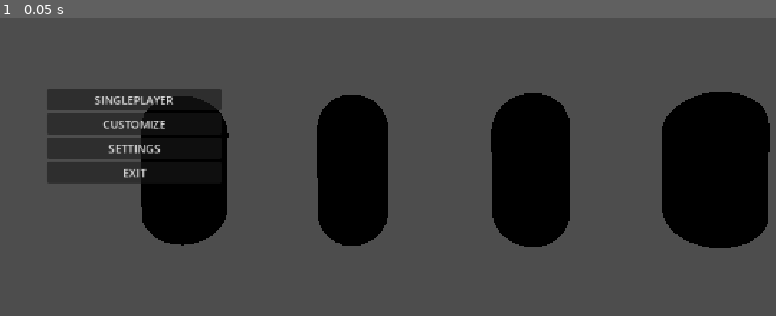
Above: before the commit, frame 1.
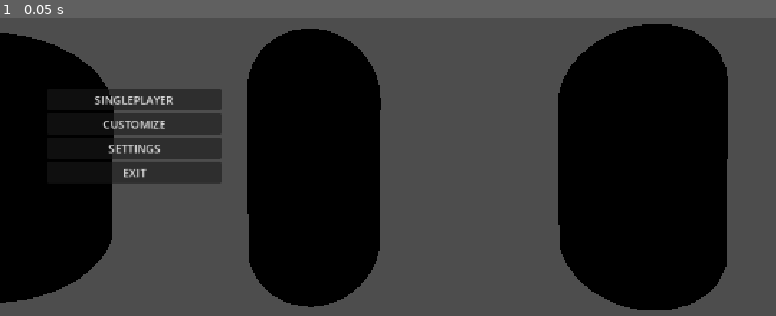
Above: after the commit, the same moment.

Repository: cesadev/Repojam
Game: Godot game, scene res://cenas/menu/main_menu.tscn
The game is run twice, just before and just after one commit, with the same random seed, the same clock (stepped at 60 frames per second) and the same inputs.
Inputs:
- Up to frame 1 (0.05 s): no input

The runs differ from the first frame. In frame 1, 48% of the frame differs, in the area x 0-100%, y 2-98%.

Commit message:
Criando Interface

Diff:
--- /dev/null
+++ b/assets/UI/PlayerUI.tscn
@@ -0,0 +1,105 @@
+[gd_scene format=3 uid="uid://58d47doq6aiy"]
+
+[ext_resource type="Texture2D" uid="uid://nsc6r50w0aty" path="res://assets/UI/Stamina.png" id="1_py0tg"]
+[ext_resource type="Texture2D" uid="uid://cye5ixuhbiig5" path="res://assets/UI/Health.png" id="2_p3ekm"]
+
+[node name="PlayerUi" type="Control" unique_id=1725352464]
+layout_mode = 3
+anchors_preset = 15
+anchor_right = 1.0
+anchor_bottom = 1.0
+grow_horizontal = 2
+grow_vertical = 2
+
+[node name="Stamina" type="Label" parent="." unique_id=2103014214]
+layout_mode = 0
+offset_left = 55.0
+offset_top = 67.0
+offset_right = 95.0
+offset_bottom = 102.00005
+theme_override_colors/font_color = Color(1, 1, 0, 1)
+theme_override_font_sizes/font_size = 25
+text = "40"
+
+[node name="Health" type="Label" parent="." unique_id=922626505]
+layout_mode = 0
+offset_left = 55.0
+offset_top = 18.0
+offset_right = 100.0
+offset_bottom = 53.0
+theme_override_colors/font_color = Color(0, 1, 0, 1)
+theme_override_font_sizes/font_size = 25
+text = "100"
+
+[node name="HealthLimite" type="Label" parent="." unique_id=993518043]
+layout_mode = 0
+offset_left = 105.0
+offset_top = 14.0
+offset_right = 150.0
+offset_bottom = 44.0
+theme_override_colors/font_color = Color(0, 1, 0, 1)
+theme_override_font_sizes/font_size = 20
+text = "/100"
+
+[node name="StaminaLimite" type="Label" parent="." unique_id=783470422]
+layout_mode = 0
+offset_left = 105.0
+offset_top = 60.0
+offset_right = 145.0
+offset_bottom = 88.00003
+theme_override_colors/font_color = Color(1, 1, 0, 1)
+theme_override_font_sizes/font_size = 20
+text = "/40"
+
+[node name="Stamina2" type="Sprite2D" parent="." unique_id=1844342481]
+position = Vector2(33, 88)
+scale = Vector2(0.05, 0.05)
+texture = ExtResource("1_py0tg")
+
+[node name="Health2" type="Sprite2D" parent="." unique_id=1780624225]
+position = Vector2(29.687496, 37.6875)
+scale = Vector2(0.05, 0.05)
+texture = ExtResource("2_p3ekm")
+
+[node name="Item1" type="Button" parent="." unique_id=177874081]
+layout_mode = 0
+offset_left = 550.0
+offset_top = 592.865
+offset_right = 616.8572
+offset_bottom = 646.865
+text = "2"
+
+[node name="Item3" type="Button" parent="." unique_id=915610611]
+layout_mode = 0
+offset_left = 633.035
+offset_top = 592.865
+offset_right = 699.89215
+offset_bottom = 646.865
+text = "3"
+
+[node name="Item2" type="Button" parent="." unique_id=1063416515]
+layout_mode = 0
+offset_left = 466.685
+offset_top = 592.865
+offset_right = 533.54236
+offset_bottom = 646.865
+text = "1"
+
+[node name="Meta" type="Label" parent="." unique_id=147669889]
+layout_mode = 0
+offset_left = 1004.0
+offset_top = 5.0
+offset_right = 1143.0
+offset_bottom = 47.0
+theme_override_font_sizes/font_size = 30
+text = "$0 / 8,350"
+
+[node name="Phase" type="Label" parent="." unique_id=1608968797]
+layout_mode = 0
+offset_left = 1066.0
+offset_top = 43.0
+offset_right = 1136.0
+offset_bottom = 85.0
+theme_override_colors/font_color = Color(1, 0.38039216, 0, 1)
+theme_override_font_sizes/font_size = 30
+text = "0 / 1"
--- a/cenas/menu/main_menu.tscn
+++ b/cenas/menu/main_menu.tscn
@@ -39,4 +39,4 @@
 text = "EXIT"
 
 [node name="player_sheet" parent="." unique_id=893171310 instance=ExtResource("1_cbx2p")]
-transform = Transform3D(-0.026115114, 0, -0.99965894, 0, 1, 0, 0.99965894, 0, -0.026115114, 3.4766502, 0, -3.2837214)
+transform = Transform3D(-0.026115114, 0, -0.99965894, 0, 1, 0, 0.99965894, 0, -0.026115114, 3.4766502, 0, -1.8071685)
Binary file added: assets/UI/Health.png
Not shown, added: assets/UI/Health.png.import
Binary file added: assets/UI/Stamina.png
Not shown, added: assets/UI/Stamina.png.import
Binary file added: assets/fonts/Roboto_Condensed-Black.ttf
Not shown, added: assets/fonts/Roboto_Condensed-Black.ttf.import
